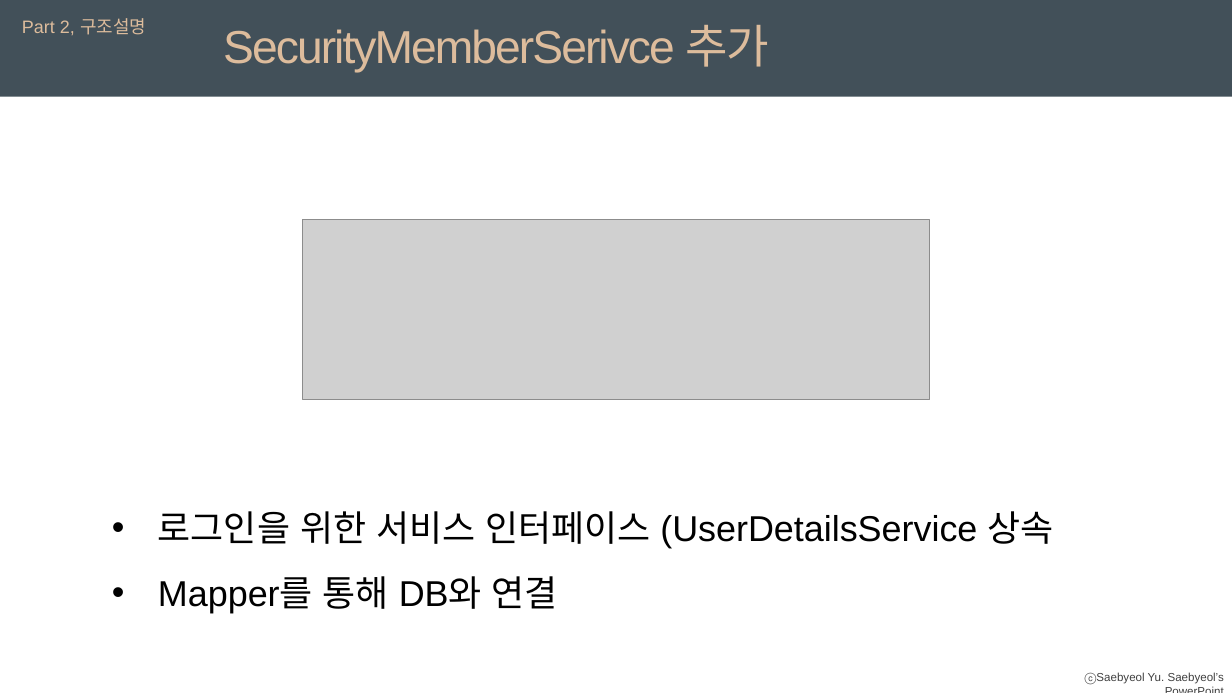
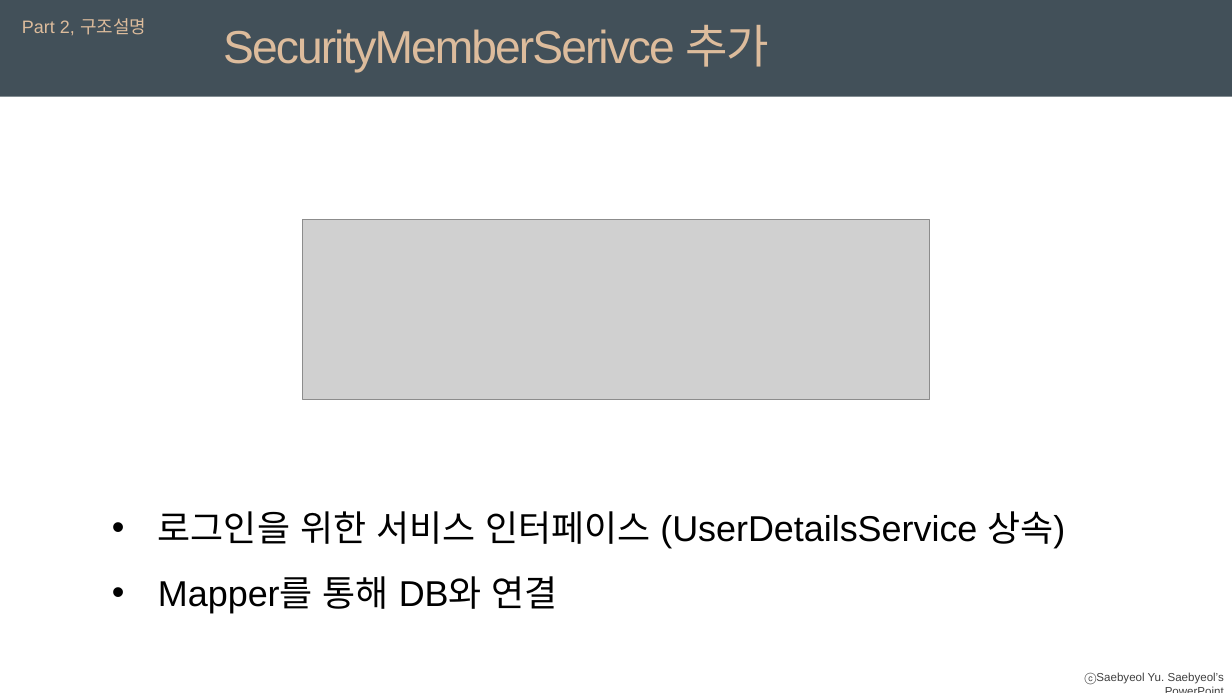
Before and after one commit to arsene-03/MashUp-SpotfireJsApi, a slide deck: slide 12 of Mash-up과제 소개.pptx. Drawn at 1232x693 pixels with LibreOffice and Linux fonts; fonts in the diff are those of the drawing; grey boxes stand for pictures. Boxes give left, top, right and bottom in pixels: in the first picture for what was removed or moved away, otherwise in the second. Text is boxed around its words. In the diff, an @@ line names an element or a change of style, - is before the commit and + after.

```diff
--- a/Mash-up과제 소개.pptx
+++ b/Mash-up과제 소개.pptx
@@ text at [158, 511, 1065, 549]: text changed @@
-• 로그인을 위한 서비스 인터페이스 (UserDetailsService 상속
+• 로그인을 위한 서비스 인터페이스 (UserDetailsService 상속)
```
Also in this commit, not shown: 3 other slides changed, 10 slides added, 2 other files.
